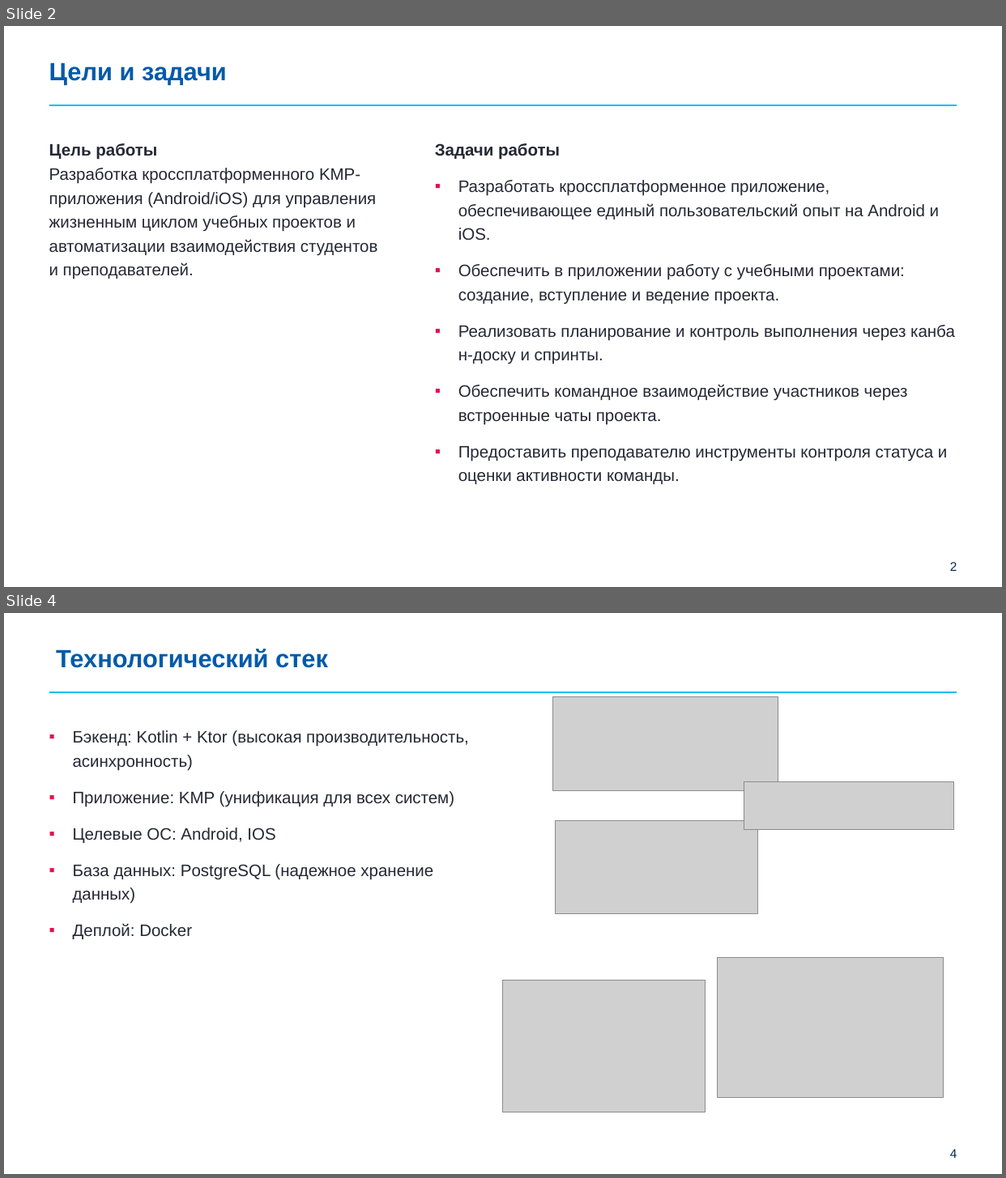
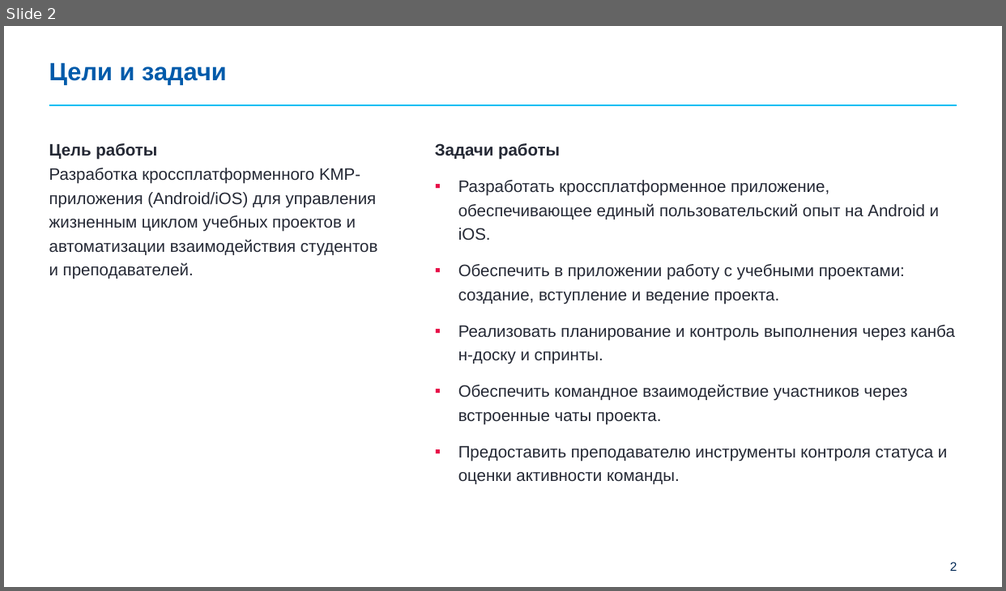
Before and after one commit to Kaelesty/Madprojects, a slide deck: docs/Бунделев_Prez.pptx. Shown one above the other, each under a label of ours: slides 2 and 4 before the commit, slide 2 after it; the slides between them are not shown. The pictures are 1006x1178 and 1006x591 pixels, drawn with LibreOffice and Linux fonts; fonts in the diff are those of the drawing; grey boxes stand for pictures; background and template pictures are left out. Boxes give left, top, right and bottom in pixels: in the first picture for what was removed or moved away, otherwise in the second. Text is boxed around its words. In the diff, an @@ line names an element or a change of style, - is before the commit and + after.

```diff
--- a/docs/Бунделев_Prez.pptx
+++ b/docs/Бунделев_Prez.pptx
@@ slide 4 removed at (4,613,1002,1174), background #FFFFFF; not listed: 2 template elements that a slide beside it also shows @@
@@ title removed at (56,649,328,668) @@
-Технологический стек
@@ picture removed at (552,697,778,790) @@
@@ text removed at (73,730,469,939) @@
-          ▪ Бэкенд: Kotlin + Ktor (высокая производительность, асинхронность)
-          ▪ Приложение: KMP (унификация для всех систем)
-          ▪ Целевые ОС: Android, IOS
-          ▪ База данных: PostgreSQL (надежное хранение данных)
-          ▪ Деплой: Docker
@@ picture removed at (744,782,954,830) @@
@@ picture removed at (556,821,758,914) @@
@@ picture removed at (718,958,943,1098) @@
@@ picture removed at (503,981,705,1113) @@
```
Also in this commit, not shown: 1 slide added, 3 other slides removed, 6 other files.
